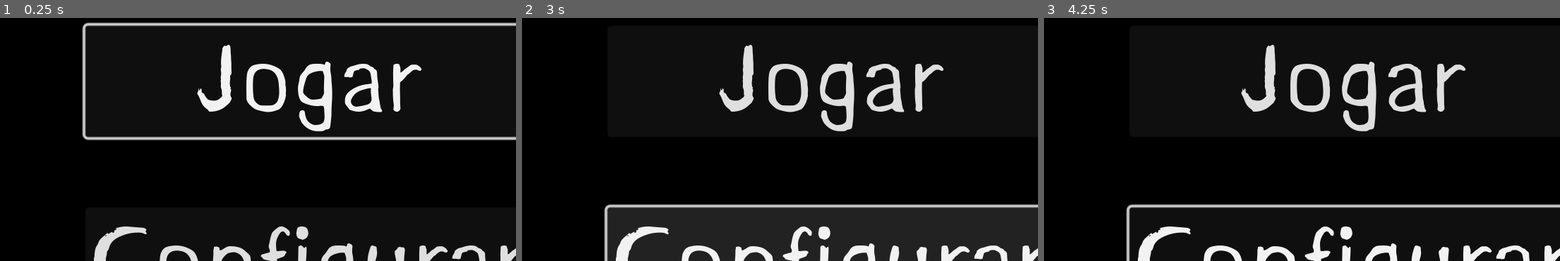
Above: before the commit, frames 1-3 (left to right).
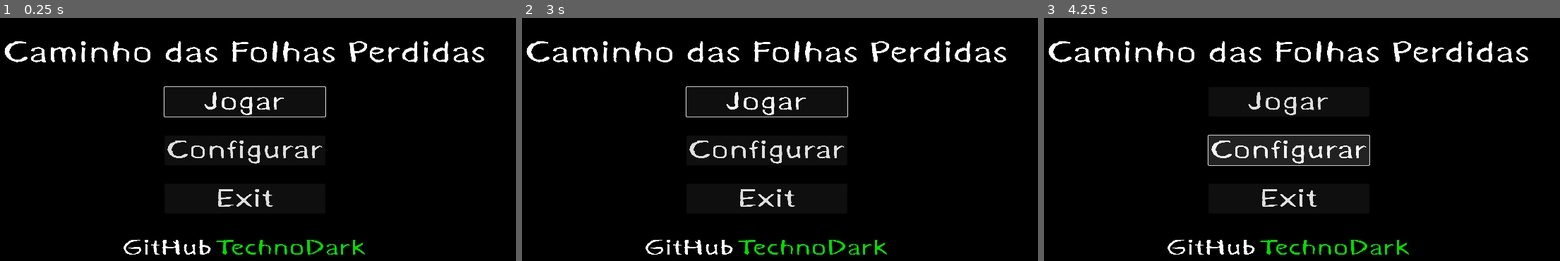
Above: after the commit, the same moments.

Repository: TechnoDark-ti/Projeto-CA-ADA-PELA-VERDADE
Game: Godot game, scene res://cenas/menu/menu_main.tscn
The game is run twice, just before and just after one commit, with the same random seed, the same clock (stepped at 60 frames per second) and the same inputs. This scene is started directly instead of the project's main scene.
Inputs (mouse positions are in pixels of both pictures, inside the frame that each line leads up to):
- Up to frame 1 (0.25 s): no input
- Up to frame 2 (3 s): click "Jogar" at 0.5 s; click "Jogar" at 1.25 s; click "Jogar" at 2 s; click (810, 248) at 2.75 s, where only the run after the commit has a clickable "TechnoDark"
- Up to frame 3 (4.25 s): click (1286, 149) at 3.5 s, where only the run after the commit has a clickable "Configurar"

The runs differ from the first frame. In frame 1, 13% of the frame differs, in the area x 0-100%, y 1-100%; in frame 2, 26%, in the area x 0-100%, y 9-100%; in frame 3, 15%.

Commit message:
Update menu_main.tscn

Diff:
--- a/cenas/menu/menu_main.tscn
+++ b/cenas/menu/menu_main.tscn
@@ -9,10 +9,12 @@
 anchors_preset = 15
 anchor_right = 1.0
 anchor_bottom = 1.0
-offset_right = 94.0
-offset_bottom = 63.0
+offset_top = 1.52588e-05
+offset_right = 696.0
+offset_bottom = 528.0
 grow_horizontal = 2
 grow_vertical = 2
+scale = Vector2(0.355507, 0.266463)
 script = ExtResource("1_qf3d8")
 
 [node name="Background" type="ColorRect" parent="."]
